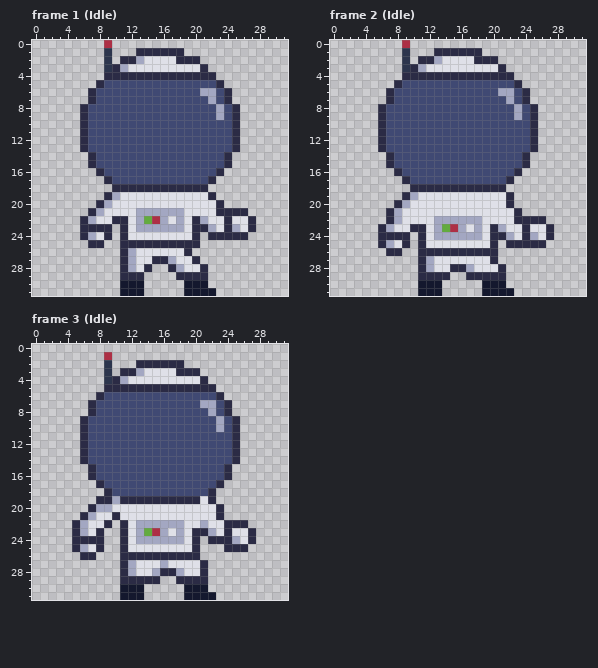
File history of a pixel-art file, Aseprite/Astronaut.aseprite. Above is the file before it was changed.
32x32 pixels, 5 frames. Shown: frame 1 (Idle), frame 2 (Idle), frame 3 (Idle). The commit also changed other frames, which this record leaves out.
The result:
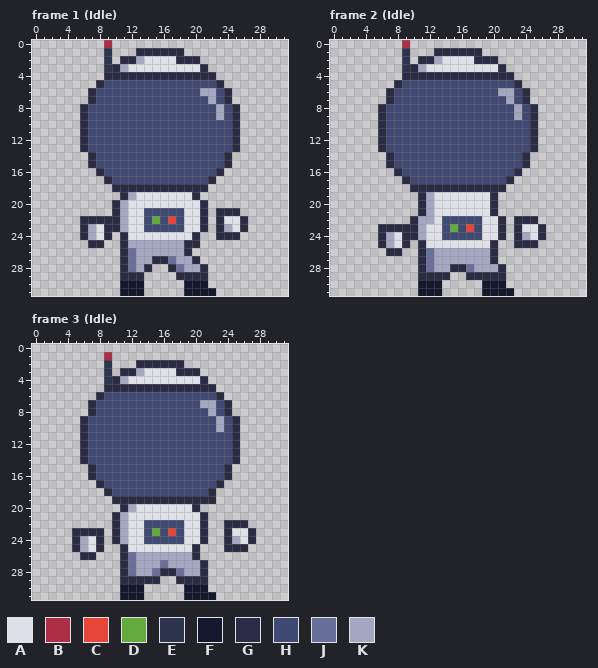
Palette (. is transparent): A #dfe0e8  B #ad2f45  C #e64539  D #63ab3f  E #2c354d  F #14182e  G #2b2b45  H #404973  J #686f99  K #a3a7c2
Difference:
Frame 1 (Idle), layer "Body":
y 19: x 9..12 GKAA -> ..GK; x 20..22 AAG -> G..
y 20: x 8..11 GKAA -> ..GK; x 21..23 AAG -> G..
y 21: x 7..11 GKAAA -> ...GK; x 13..18 KKKKKK -> AHHHHH; x 21..22 AA -> G.; x 26 G -> .
y 22: x 7..9 KAA -> GGG; x 11 G -> K; x 13..18 KDBKAK -> AHDHCH; x 20..24 GKAAG -> AG.GA; x 26..27 AG -> G.
y 23: x 7..8 GG -> KA; x 10..11 .G -> GK; x 13..18 KKKKKK -> AHHHHH; x 20 G -> A; x 22..27 KAGKAG -> .GKAG.
y 24: x 22 G -> .; x 26 G -> .
y 25: x 12..18 GGGGGGG -> KKKKKKK
y 26: x 12..18 KAAAAAA -> JKKKKKK
y 27: x 12..14 KAA -> JKK; x 17..19 KAA -> JKK
y 28: x 12..13 KA -> JK; x 18..20 KAA -> JKK
Frame 2 (Idle), layer "Body":
y 19: x 9..12 GKAA -> ..GK; x 20..22 AAG -> G..
y 20: x 8..12 GKAAA -> ...GK; x 20..22 AAG -> G..
y 21: x 7..12 GKAAAA -> ....GK; x 20..23 AAAG -> G...
y 22: x 7..18 GKAAAAKKKKKK -> ...GKKAHHHHH; x 21..22 AA -> G.; x 26 G -> .
y 23: x 7..9 KAA -> GGG; x 11 G -> K; x 13..18 KDBKAK -> AHDHCH; x 20..24 GKAAG -> AG.GA; x 26..27 AG -> G.
y 24: x 7..8 GG -> KA; x 10..11 .G -> GK; x 13..18 KKKKKK -> AHHHHH; x 20 G -> A; x 22..27 KAGKAG -> .GKAG.
y 25: x 22 G -> .; x 26 G -> .
y 26: x 12..19 GGGGGGGG -> JKKKKKKK
y 27: x 12..19 KAAAAAAA -> JKKKKKKK
y 28: x 12..14 KAA -> JKK; x 17..20 KAAA -> JKKK
Frame 3 (Idle), layer "Body":
y 19: x 8..10 GGK -> ..G; x 21 A -> G
y 20: x 7..12 GKKAAA -> ....GK; x 20..23 AAAG -> G...
y 21: x 6..9 GKAA -> ....; x 11 A -> K; x 21..23 AAG -> G..
y 22: x 5..11 GKAAG.G -> .....GK; x 13..18 KKKKKK -> AHHHHH; x 21..23 KAA -> G..
y 23: x 6..7 KA -> GG; x 10..11 .G -> GK; x 13..18 KDBKAK -> AHDHCH; x 20 G -> A; x 22..23 KA -> ..
y 24: x 6..7 GG -> KA; x 10..11 .G -> GK; x 13..18 KKKKKK -> AHHHHH; x 20..23 G.GG -> AG..
y 26: x 12..19 GGGGGGGG -> JKKKKKKK
y 27: x 12..20 KAAAKAAAA -> JKKKJKKKK
y 28: x 12..15 KAAK -> JKKJ; x 18..20 KAA -> JKK
